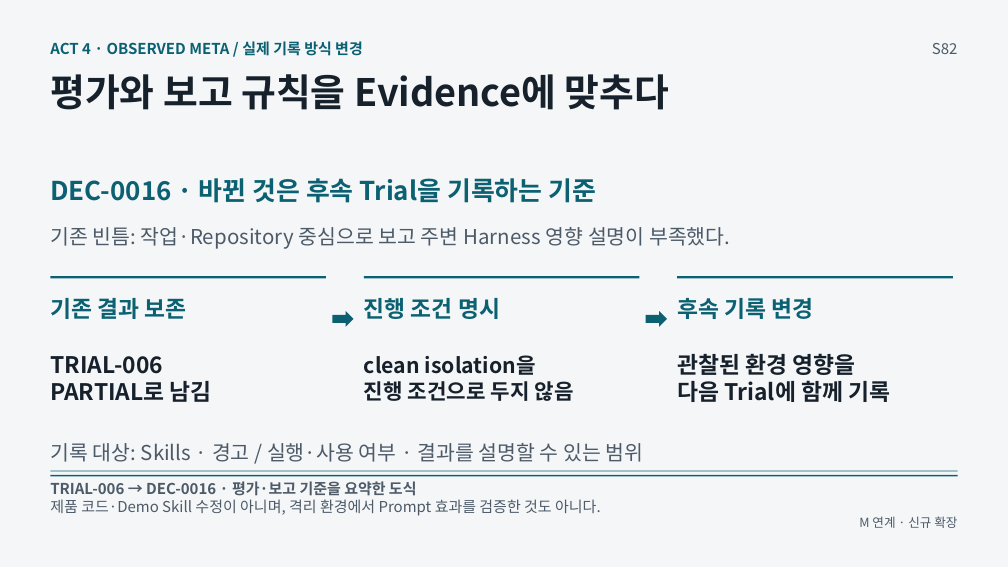
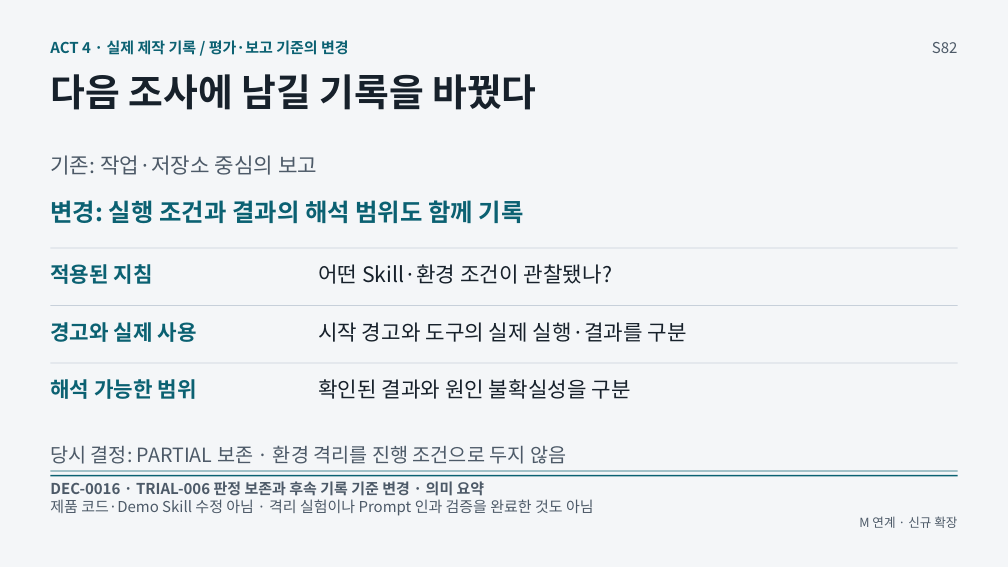
Before and after one commit to GideokKim/ai-dev-training, a slide deck: slide 82 of production/AI_Dev_Training_Full.pptx. Drawn at 1008x567 pixels with LibreOffice and Linux fonts; fonts in the diff are those of the drawing. Boxes give left, top, right and bottom in pixels: in the first picture for what was removed or moved away, otherwise in the second. Text is boxed around its words. In the diff, an @@ line names an element or a change of style, - is before the commit and + after.

```diff
--- a/production/AI_Dev_Training_Full.pptx
+++ b/production/AI_Dev_Training_Full.pptx
@@ text at (50, 40, 349, 55): text changed @@
-ACT 4 · OBSERVED META / 실제 기록 방식 변경
+ACT 4 · 실제 제작 기록 / 평가·보고 기준의 변경
@@ text at (50, 74, 536, 110): text changed @@
-평가와 보고 규칙을 Evidence에 맞추다
+다음 조사에 남길 기록을 바꿨다
@@ text at (50, 155, 317, 175): text changed; size 19.5 to 20.2 pt @@
-기존 빈틈: 작업·Repository 중심으로 보고 주변 Harness 영향 설명이 부족했다.
+기존: 작업·저장소 중심의 보고
@@ text removed at (50, 178, 597, 203) @@
-DEC-0016 · 바뀐 것은 후속 Trial을 기록하는 기준
@@ text added at (50, 200, 524, 224), 23.2 pt, text #0B6172, bold @@
+변경: 실행 조건과 결과의 해석 범위도 함께 기록
@@ text added at (50, 264, 153, 284), 20.2 pt, text #0B6172, bold @@
+적용된 지침
@@ line added from (51, 248) to (958, 248), #C7D0DA 0.75 pt @@
@@ text added at (318, 264, 613, 284), 20.2 pt, text #17212B @@
+어떤 Skill·환경 조건이 관찰됐나?
@@ text removed at (50, 298, 187, 319) @@
-기존 결과 보존
@@ line removed from (51, 278) to (326, 278) @@
@@ line removed from (364, 278) to (640, 278) @@
@@ text removed at (364, 298, 500, 319) @@
-진행 조건 명시
@@ text removed at (677, 298, 813, 319) @@
-후속 기록 변경
@@ line removed from (678, 278) to (953, 278) @@
@@ text added at (50, 322, 197, 342), 20.2 pt, text #0B6172, bold @@
+경고와 실제 사용
@@ line added from (51, 306) to (958, 306), #C7D0DA 0.75 pt @@
@@ text added at (318, 322, 687, 342), 20.2 pt, text #17212B @@
+시작 경고와 도구의 실제 실행·결과를 구분
@@ right arrow removed at (333, 311, 354, 327) @@
@@ right arrow removed at (646, 311, 667, 327) @@
@@ text removed at (50, 356, 212, 402) @@
-TRIAL-006
-PARTIAL로 남김
@@ text removed at (677, 353, 890, 402) @@
-관찰된 환경 영향을
-다음 Trial에 함께 기록
@@ text added at (50, 379, 197, 399), 20.2 pt, text #0B6172, bold @@
+해석 가능한 범위
@@ line added from (51, 363) to (958, 363), #C7D0DA 0.75 pt @@
@@ text added at (318, 379, 631, 399), 20.2 pt, text #17212B @@
+확인된 결과와 원인 불확실성을 구분
@@ text at (50, 445, 566, 464): text changed; size 20.2 to 18.8 pt; text colour #17212B to #4D5A68; bold off @@
-clean isolation을
-진행 조건으로 두지 않음
+당시 결정: PARTIAL 보존 · 환경 격리를 진행 조건으로 두지 않음
@@ text removed at (50, 443, 644, 462) @@
-기록 대상: Skills · 경고 / 실행·사용 여부 · 결과를 설명할 수 있는 범위
@@ text at (50, 499, 594, 516): text changed @@
-제품 코드·Demo Skill 수정이 아니며, 격리 환경에서 Prompt 효과를 검증한 것도 아니다.
+제품 코드·Demo Skill 수정 아님 · 격리 실험이나 Prompt 인과 검증을 완료한 것도 아님
@@ text at (50, 481, 485, 496): text changed @@
-TRIAL-006 → DEC-0016 · 평가·보고 기준을 요약한 도식
+DEC-0016 · TRIAL-006 판정 보존과 후속 기록 기준 변경 · 의미 요약
```
Also in this commit, not shown: 9 other slides changed, 54 other files.
